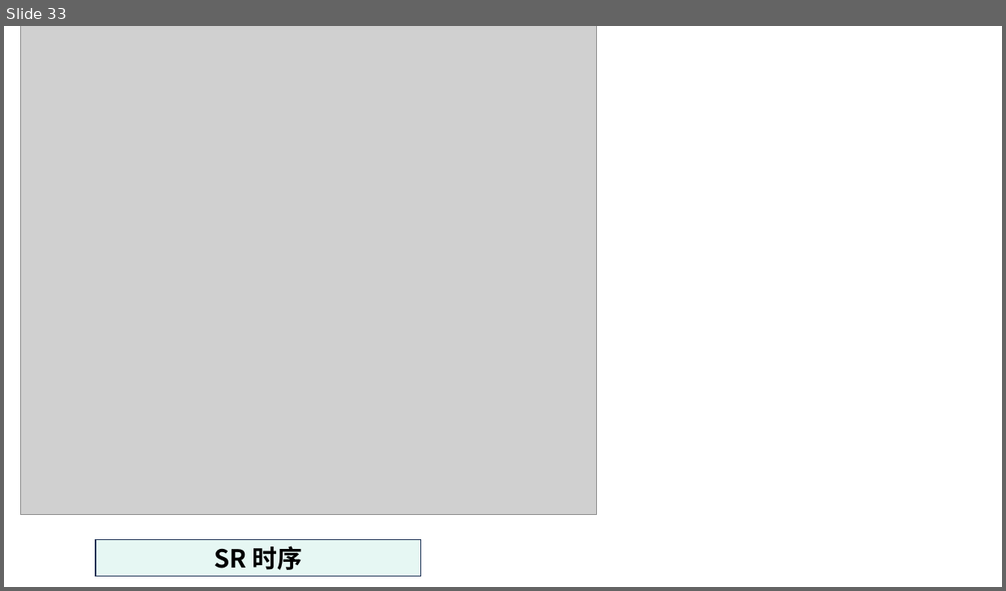
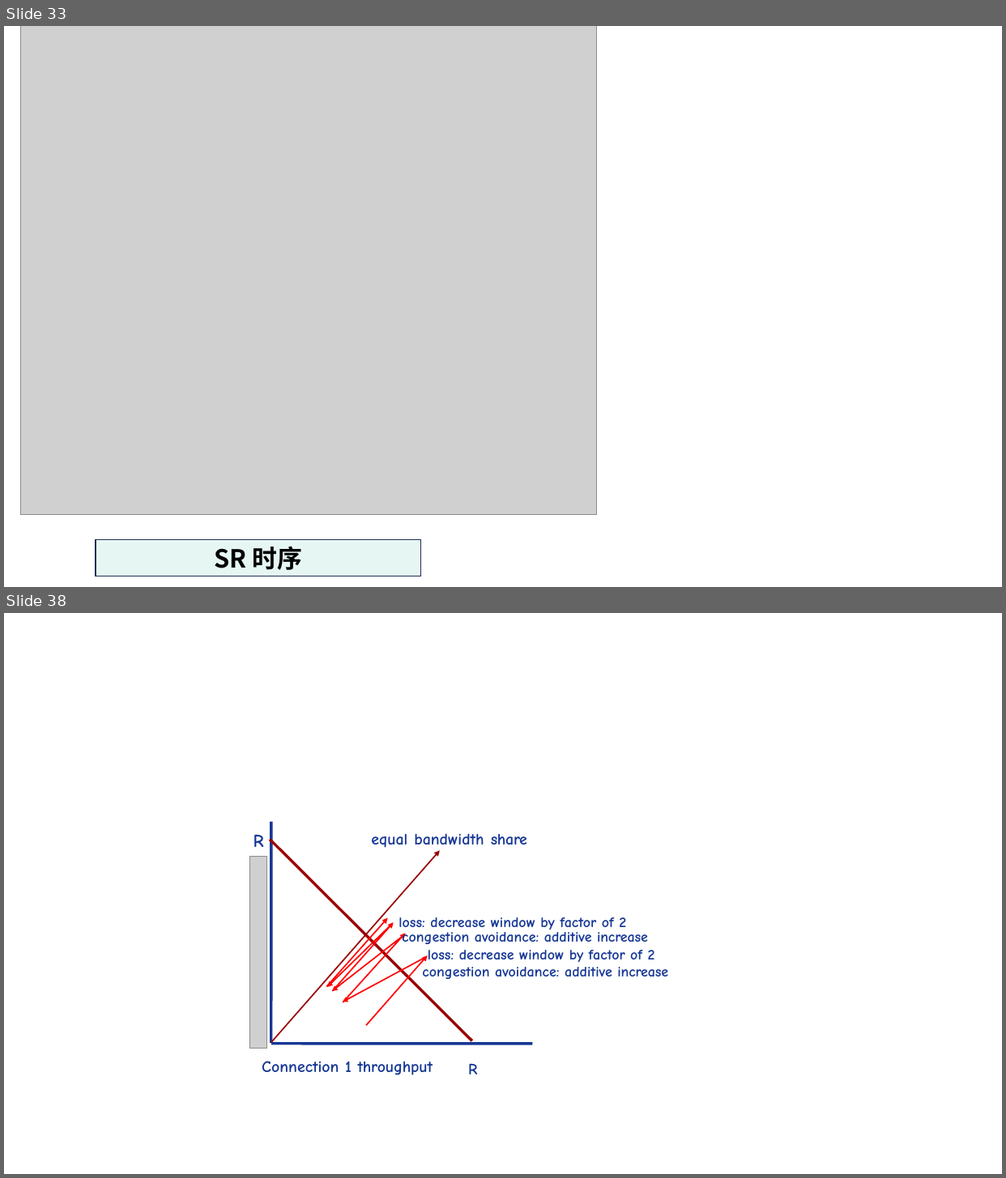
Before and after one commit to guofei9987/a, a slide deck: computer/network/计算机网络-素材.pptx. Shown one above the other, each under a label of ours: slide 33 before the commit, slides 33 and 38 after it; the slides between them are not shown. The pictures are 1006x591 and 1006x1178 pixels, drawn with LibreOffice and Linux fonts; fonts in the diff are those of the drawing; grey boxes stand for pictures. Boxes give left, top, right and bottom in pixels: in the first picture for what was removed or moved away, otherwise in the second. Text is boxed around its words. In the diff, an @@ line names an element or a change of style, - is before the commit and + after.

```diff
--- a/computer/network/计算机网络-素材.pptx
+++ b/computer/network/计算机网络-素材.pptx
@@ slide 38 added at bbox=[4, 613, 1002, 1174], background #FFFFFF @@
@@ group added at bbox=[249, 822, 668, 1076]: 4 freeform shapes, 4 texts, 1 picture @@
+R
+equal bandwidth share
+Connection 1 throughput R
+loss: decrease window by factor of 2 congestion avoidance: additive increase
+loss: decrease window by factor of 2 congestion avoidance: additive increase
```
Also in this commit, not shown: 1 slide changed, 3 other slides added, 4 other files.
